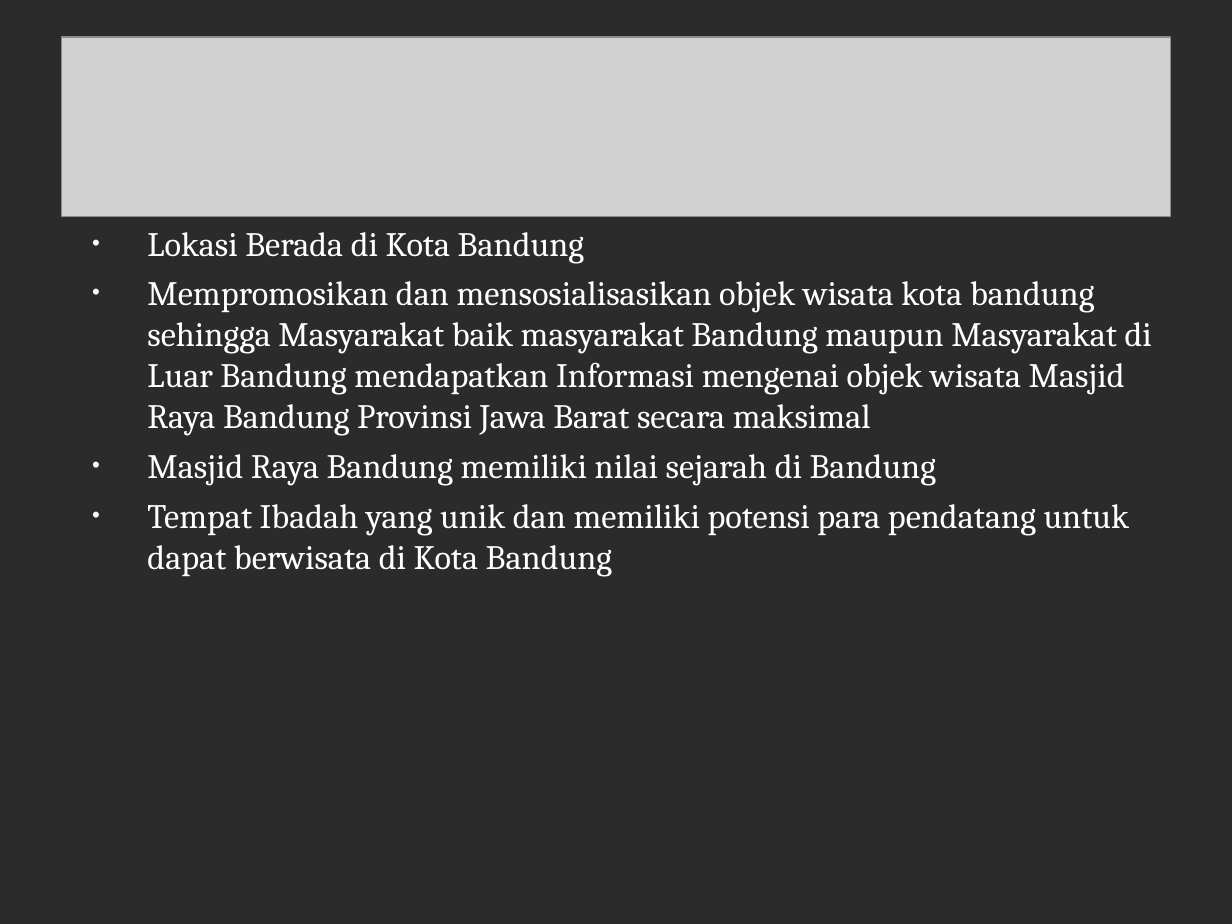
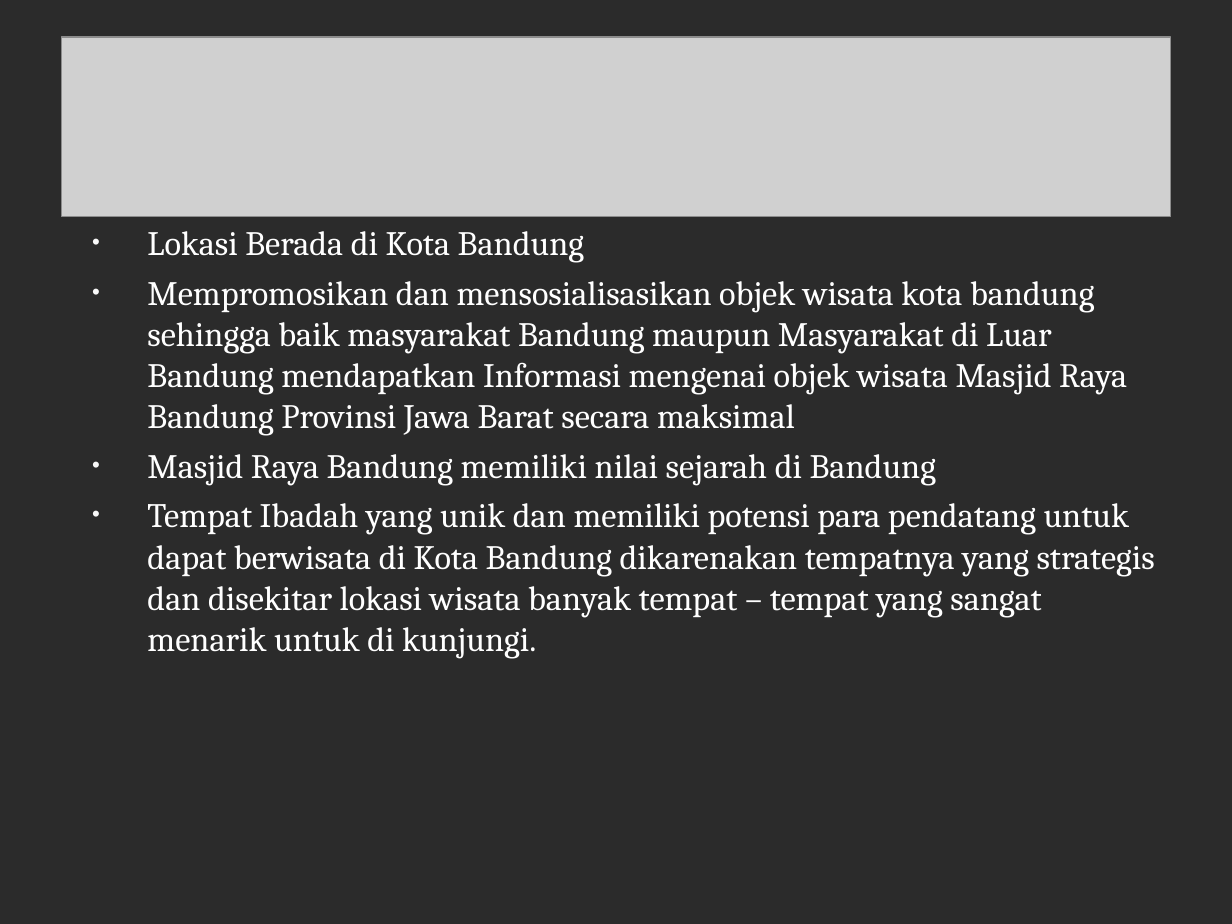
Before and after one commit to Ambar08/Ambar08.github.io, a slide deck: slide 2 of WISATA MASJID RAYA BANDUNG.ppt. Drawn at 1232x924 pixels with LibreOffice and Linux fonts; fonts in the diff are those of the drawing; grey boxes stand for pictures; background and template pictures are left out; a plain dark background stands for a picture behind light text. Boxes give left, top, right and bottom in pixels: in the first picture for what was removed or moved away, otherwise in the second. Text is boxed around its words. In the diff, an @@ line names an element or a change of style, - is before the commit and + after.

Commit message:
wisata bandung raya

```diff
--- a/WISATA MASJID RAYA BANDUNG.ppt
+++ b/WISATA MASJID RAYA BANDUNG.ppt
@@ text at <box>147,281,1127,436</box>: text changed @@
-• Mempromosikan dan mensosialisasikan objek wisata kota bandung sehingga Masyarakat baik masyarakat Bandung maupun Masyarakat di Luar Bandung mendapatkan Informasi mengenai objek wisata Masjid Raya Bandung Provinsi Jawa Barat secara maksimal
+• Mempromosikan dan mensosialisasikan objek wisata kota bandung sehingga baik masyarakat Bandung maupun Masyarakat di Luar Bandung mendapatkan Informasi mengenai objek wisata Masjid Raya Bandung Provinsi Jawa Barat secara maksimal
@@ text at <box>147,503,1155,659</box>: text changed @@
-• Tempat Ibadah yang unik dan memiliki potensi para pendatang untuk dapat berwisata di Kota Bandung
+• Tempat Ibadah yang unik dan memiliki potensi para pendatang untuk dapat berwisata di Kota Bandung dikarenakan tempatnya yang strategis dan disekitar lokasi wisata banyak tempat – tempat yang sangat menarik untuk di kunjungi.
```
Also in this commit, not shown: 3 other slides changed, 1 slide added, 1 other file.
